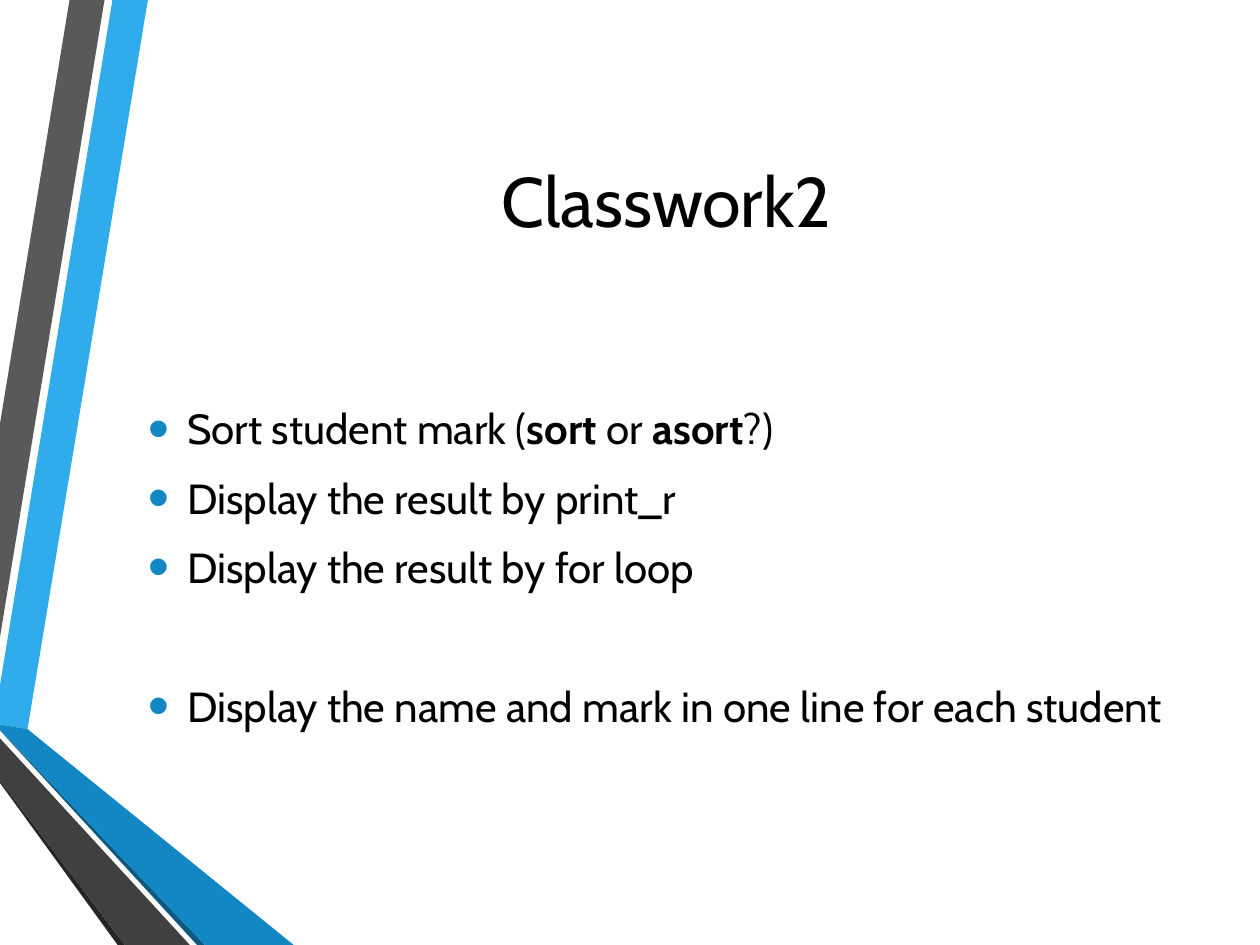
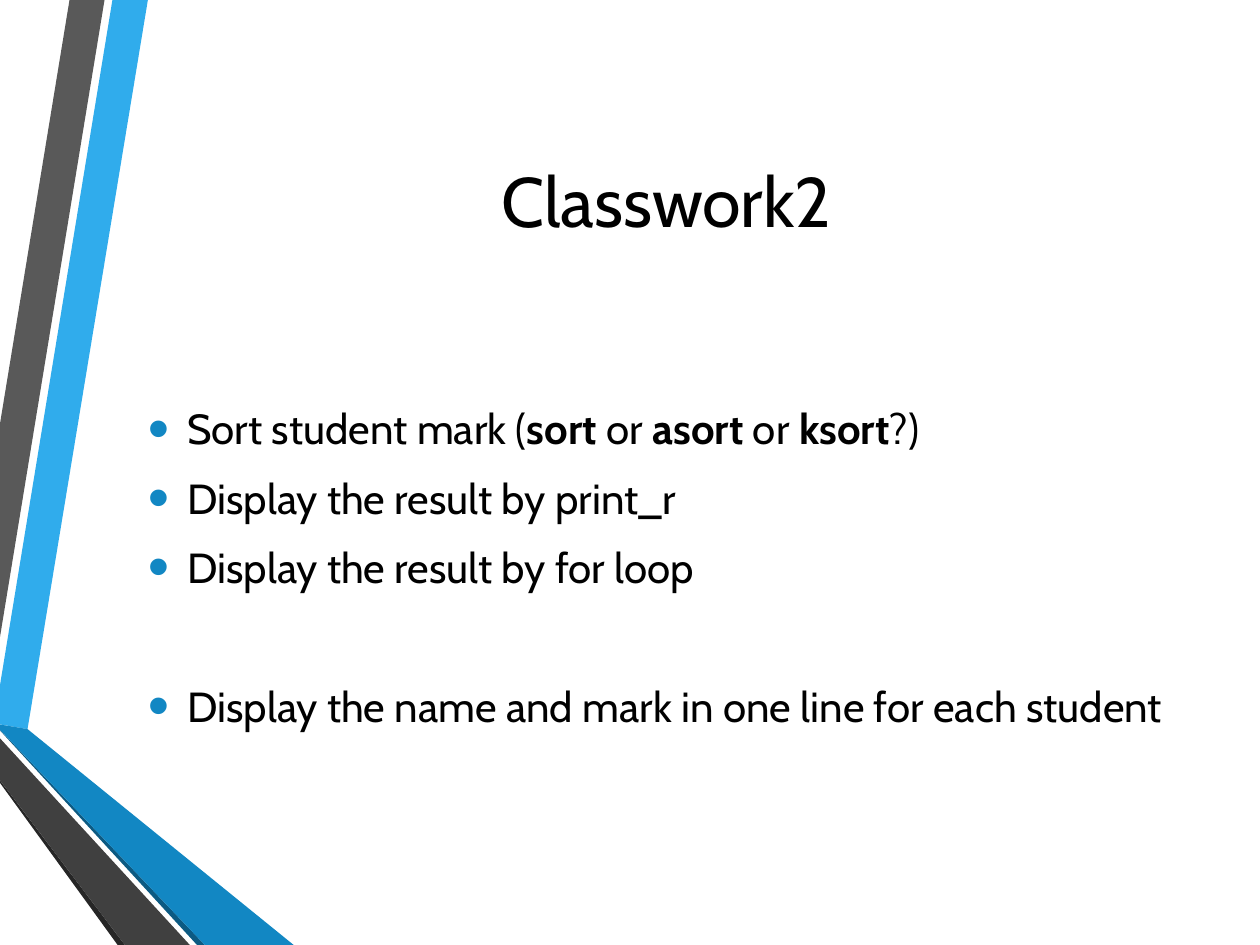
Before and after one commit to hatted/fevaworks-php, a slide deck: slide 6 of php-fw6/lesson6.pptx. Drawn at 1260x945 pixels with LibreOffice and Linux fonts; fonts in the diff are those of the drawing; background and template pictures are left out. Boxes give left, top, right and bottom in pixels: in the first picture for what was removed or moved away, otherwise in the second. Text is boxed around its words. In the diff, an @@ line names an element or a change of style, - is before the commit and + after.

```diff
--- a/php-fw6/lesson6.pptx
+++ b/php-fw6/lesson6.pptx
@@ text at (187, 412, 919, 450): text changed @@
-• Sort student mark (sort or asort?)
+• Sort student mark (sort or asort or ksort?)
```
Also in this commit, not shown: 6 other files.
